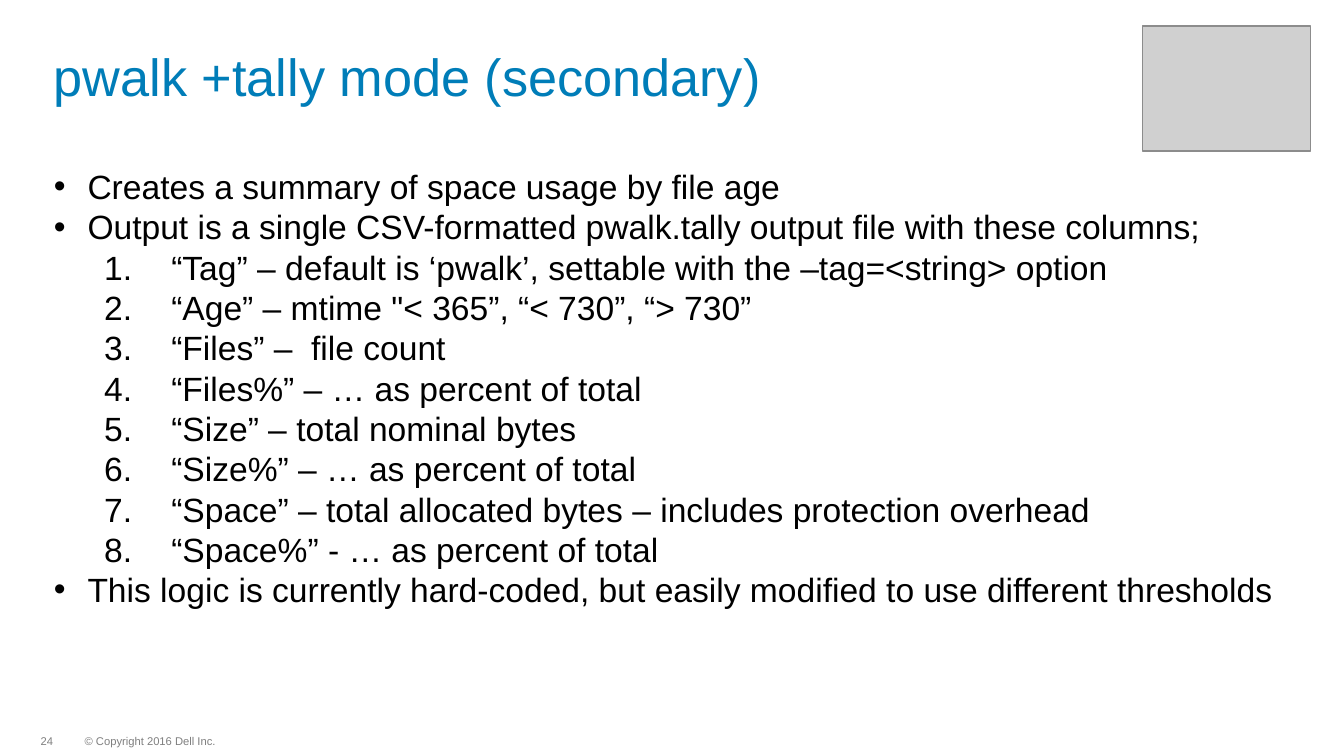
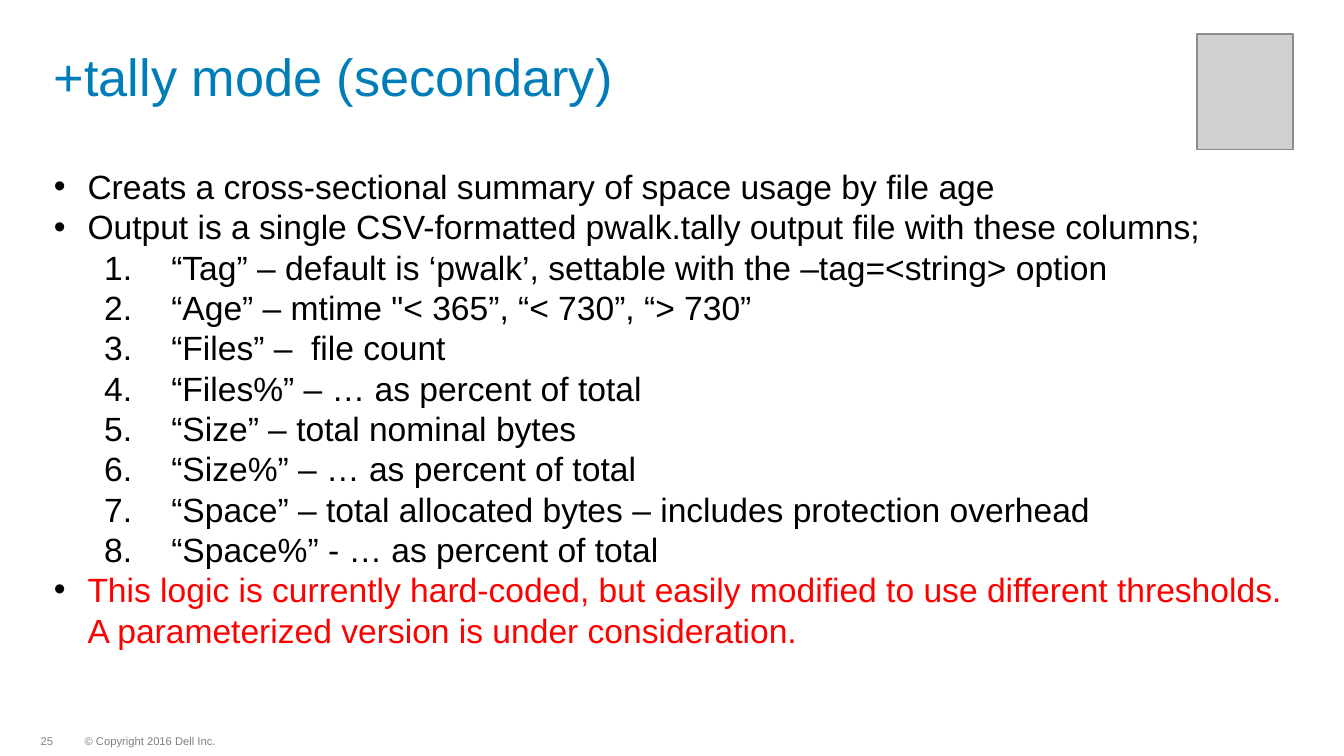
Before and after one commit to WhizBob/pwalk, a slide deck: slide 25 of doc/pwalk_slides.pptx (slide 24 before the commit). Drawn at 1344x756 pixels with LibreOffice and Linux fonts; fonts in the diff are those of the drawing; grey boxes stand for pictures; background and template pictures are left out. Boxes give left, top, right and bottom in pixels: in the first picture for what was removed or moved away, otherwise in the second. Text is boxed around its words. In the diff, an @@ line names an element or a change of style, - is before the commit and + after.

```diff
--- a/doc/pwalk_slides.pptx
+++ b/doc/pwalk_slides.pptx
@@ title at [54,58,613,106]: text changed @@
-pwalk +tally mode (secondary)
++tally mode (secondary)
@@ picture: place and size @@
-picture at [1142,26,1310,151]
+picture at [1198,34,1294,149]
@@ text at [88,174,995,205]: text changed @@
-• Creates a summary of space usage by file age
+• Creats a cross-sectional summary of space usage by file age
@@ text at [88,577,1281,649]: text changed; text colour #000000 to #FF0000 @@
-• This logic is currently hard-coded, but easily modified to use different thresholds
+• This logic is currently hard-coded, but easily modified to use different thresholds. A parameterized version is under consideration.
@@ page number at [41,737,53,745]: text changed @@
-24
+25
```
Also in this commit, not shown: 12 other slides changed, 1 slide added, 1 other file.
